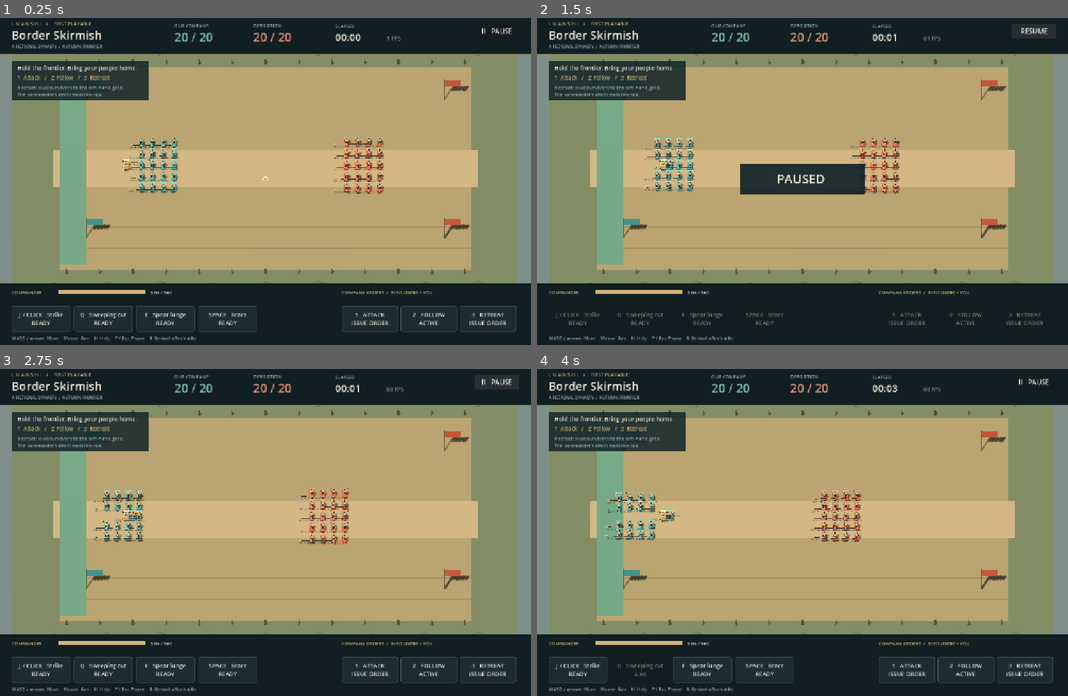
Above: before the commit, frames 1-4 (two rows, left to right).
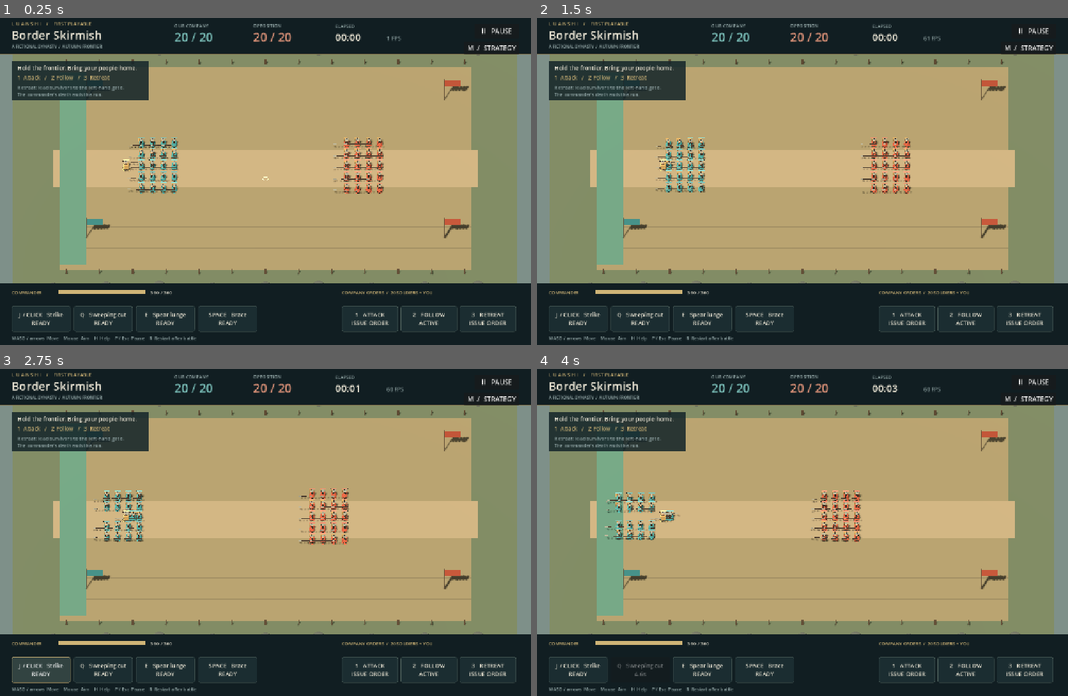
Above: after the commit, the same moments.

Repository: haohongfei2001-png/luanshi-game
Game: Godot game, scene res://scenes/battle.tscn
Same seed, same stepped clock (60 frames per second), same inputs: the game is played once before the commit and once after it.
Inputs (mouse positions are in pixels of both pictures, inside the frame that each line leads up to):
- Up to frame 1 (0.25 s): no input
- Up to frame 2 (1.5 s): click (1030, 47) at 0.5 s, where only the run after the commit has a clickable "M / STRATEGY"; click (1025, 27) at 1.25 s, where only the run after the commit has a clickable "M / Return to battle"
- Up to frame 3 (2.75 s): click "RESUME" (after the commit: "J / CLICK Strike READY") at 2 s
- Up to frame 4 (4 s): click "J / CLICK Strike READY" at 2.75 s; click "Q Sweeping cut READY" at 3.5 s

The runs differ from the first frame. In frame 1, 0.1% of the frame differs, in the area x 87-98%, y 8-12%; in frame 2, 5.0%, in the area x 2-98%, y 3-97%; in frame 3, 0.2%; in frame 4, 0.1%.

Commit message:
feat: add playable three-city strategic sandbox with private intel

Diff:
--- a/project.godot
+++ b/project.godot
@@ -3,7 +3,7 @@
 
 [application]
 config/name="Luanshi - Border Skirmish"
-config/version="0.1.0"
+config/version="0.2.0"
 run/main_scene="res://scenes/battle.tscn"
 config/features=PackedStringArray("4.6", "GL Compatibility")
 
--- a/scripts/battle.gd
+++ b/scripts/battle.gd
@@ -3,7 +3,10 @@
 const Simulation := preload("res://scripts/battle_sim.gd")
 const UnitView := preload("res://scripts/unit_view.gd")
 const InputActions := preload("res://scripts/input_actions.gd")
+const Strategy := preload("res://scripts/strategy_view.gd")
 const Hud := preload("res://scripts/battle_hud.gd")
+var strategy: Control
+var paused_before_strategy := false
 var sim := Simulation.new()
 var camera: Camera3D
 var hud: Control
@@ -34,6 +37,12 @@
 	hud.action_requested.connect(_request_action)
 	hud.restart_requested.connect(_restart)
 	hud.pause_requested.connect(_toggle_pause)
+	hud.strategy_requested.connect(_toggle_strategy)
+	strategy = Strategy.new()
+	strategy.set_anchors_and_offsets_preset(Control.PRESET_FULL_RECT)
+	canvas.add_child(strategy)
+	strategy.hide()
+	strategy.close_requested.connect(_toggle_strategy)
 	_restart()
 	print("LUANSHI_READY engine=%s soldiers=%d+%d renderer=%s" % [Engine.get_version_info().string, sim.alive_count(0), sim.alive_count(1), RenderingServer.get_current_rendering_method()])
 
@@ -99,6 +108,8 @@
 	cursor.cast_shadow = GeometryInstance3D.SHADOW_CASTING_SETTING_OFF
 
 func _restart() -> void:
+	if strategy != null and strategy.visible:
+		return
 	for view in views:
 		view.queue_free()
 	views.clear()
@@ -128,7 +139,27 @@
 		capture_complete = error == OK
 		print("VISUAL_CAPTURE " + str(error))
 
+func _input(event: InputEvent) -> void:
+	if event.is_action_pressed("toggle_strategy") and not event.is_echo():
+		_toggle_strategy()
+		get_viewport().set_input_as_handled()
+
+func _toggle_strategy() -> void:
+	if strategy.visible:
+		strategy.hide()
+		hud.show()
+		paused = paused_before_strategy
+	else:
+		paused_before_strategy = paused
+		paused = true
+		hud.hide()
+		strategy.refresh()
+		strategy.show()
+		cursor.hide()
+
 func _unhandled_input(event: InputEvent) -> void:
+	if strategy.visible:
+		return
 	if event.is_action_pressed("pause_battle"):
 		_toggle_pause()
 	elif event.is_action_pressed("toggle_help"):
@@ -145,6 +176,8 @@
 		paused = true
 
 func _toggle_pause() -> void:
+	if strategy.visible:
+		return
 	if not sim.ended:
 		paused = not paused
 
@@ -157,6 +190,8 @@
 		sim.use_action(action)
 
 func _physics_process(delta: float) -> void:
+	if strategy.visible:
+		return
 	if sim.units.is_empty():
 		return
 	var mouse := get_viewport().get_mouse_position()
--- a/scripts/battle_hud.gd
+++ b/scripts/battle_hud.gd
@@ -2,6 +2,7 @@
 
 signal action_requested(action: String)
 signal restart_requested
+signal strategy_requested
 signal pause_requested
 
 const INK := Color("111e22")
@@ -15,6 +16,7 @@
 var buttons: Dictionary = {}
 var result_panel: PanelContainer
 var result_label: Label
+var strategy_button: Button
 var pause_button: Button
 var font: Font
 
@@ -37,6 +39,11 @@
 	pause_button.focus_mode = Control.FOCUS_NONE
 	pause_button.pressed.connect(func(): pause_requested.emit())
 	add_child(pause_button)
+	strategy_button = Button.new()
+	strategy_button.text = "M  /  STRATEGY"
+	strategy_button.focus_mode = Control.FOCUS_NONE
+	strategy_button.pressed.connect(func(): strategy_requested.emit())
+	add_child(strategy_button)
 	result_panel = PanelContainer.new()
 	result_panel.add_theme_stylebox_override("panel", _style(Color("14252af5"), GOLD))
 	result_panel.visible = false
@@ -85,6 +92,8 @@
 		x += 142.0
 	pause_button.position = Vector2(size.x - 136, 25)
 	pause_button.size = Vector2(108, 36)
+	strategy_button.position = Vector2(size.x - 162, 68)
+	strategy_button.size = Vector2(134, 26)
 	result_panel.position = Vector2(size.x * 0.5 - 260, size.y * 0.5 - 160)
 	result_panel.size = Vector2(520, 320)
 
--- a/scripts/input_actions.gd
+++ b/scripts/input_actions.gd
@@ -8,7 +8,7 @@
 		"move_up": [KEY_W, KEY_UP], "move_down": [KEY_S, KEY_DOWN],
 		"attack": [KEY_J], "sweep": [KEY_Q], "lunge": [KEY_E], "guard": [KEY_SPACE],
 		"order_attack": [KEY_1], "order_follow": [KEY_2], "order_retreat": [KEY_3],
-		"pause_battle": [KEY_ESCAPE, KEY_P], "restart_battle": [KEY_R], "toggle_help": [KEY_H]}
+		"pause_battle": [KEY_ESCAPE, KEY_P], "restart_battle": [KEY_R], "toggle_help": [KEY_H], "toggle_strategy": [KEY_M]}
 	for action in bindings:
 		if not InputMap.has_action(action):
 			InputMap.add_action(action)
--- /dev/null
+++ b/scripts/strategy_view.gd
@@ -0,0 +1,169 @@
+extends Control
+## Independent strategic scenario. All presented state comes from player_view().
+signal close_requested
+const World := preload("res://scripts/world_sim.gd")
+const NAMES := {"pingling": "Pingling", "anping": "Anping", "hequ": "Hequ"}
+const SOURCES := {"安平求援使者": "Anping relief messenger", "亲历斥候": "Local eyewitness scout", "逃出城的信使": "Escaped city messenger", "安平军情信使": "Anping military messenger"}
+var world := World.new()
+var view: Dictionary = {}
+var buttons: Dictionary = {}
+var army_label: Label
+var local_label: Label
+var reports_label: Label
+var feedback: Label
+var map: Control
+var scroll: ScrollContainer
+
+func _ready() -> void:
+	mouse_filter = Control.MOUSE_FILTER_STOP
+	var backdrop := ColorRect.new()
+	backdrop.color = Color("111e22")
+	backdrop.set_anchors_and_offsets_preset(Control.PRESET_FULL_RECT)
+	add_child(backdrop)
+	scroll = ScrollContainer.new()
+	scroll.set_anchors_and_offsets_preset(Control.PRESET_FULL_RECT)
+	scroll.offset_left = 24
+	scroll.offset_top = 16
+	scroll.offset_right = -24
+	scroll.offset_bottom = -16
+	add_child(scroll)
+	var stack := VBoxContainer.new()
+	stack.size_flags_horizontal = Control.SIZE_EXPAND_FILL
+	stack.add_theme_constant_override("separation", 9)
+	scroll.add_child(stack)
+	var heading := HBoxContainer.new()
+	stack.add_child(heading)
+	var title := _label(heading, "ANPING / STRATEGIC SANDBOX", 24)
+	title.size_flags_horizontal = Control.SIZE_EXPAND_FILL
+	_button(heading, "close", "M  /  Return to battle", func(): close_requested.emit())
+	_label(stack, "Independent scenario | Battle-world settlement pending | No saves yet", 16)
+	_label(stack, "Anping called for aid three days ago. Choose relief, seize Hequ's depot, or wait. Time moves only when you advance it.", 15)
+	army_label = _label(stack, "", 18)
+	map = Control.new()
+	map.custom_minimum_size.y = 190
+	map.mouse_filter = Control.MOUSE_FILTER_IGNORE
+	map.draw.connect(_draw_map)
+	map.resized.connect(func(): map.queue_redraw())
+	stack.add_child(map)
+	var routes := HFlowContainer.new()
+	stack.add_child(routes)
+	for route_id in world.player_view().routes:
+		var id: String = route_id
+		_button(routes, id, "", func(): _command("march", id))
+	var actions := HFlowContainer.new()
+	stack.add_child(actions)
+	_button(actions, "wait1", "Advance 1h", func(): _command("advance", "", 1))
+	_button(actions, "wait6", "Advance 6h", func(): _command("advance", "", 6))
+	_button(actions, "observe", "Observe here", func(): _command("observe"))
+	_button(actions, "food", "Take 60 food", func(): _command("food"))
+	_button(actions, "weapons", "Take 10 weapons", func(): _command("weapons"))
+	_button(actions, "seize", "Assault Hequ depot", func(): _command("seize"))
+	local_label = _label(stack, "", 15)
+	feedback = _label(stack, "Choose a route, then advance time to travel. Taking weapons reduces the local garrison's equipment.", 15)
+	feedback.add_theme_color_override("font_color", Color("e0c486"))
+	_label(stack, "DELIVERED INTELLIGENCE / historical observations, not live remote ownership", 17)
+	reports_label = _label(stack, "", 15)
+	_button(stack, "reset", "Restart independent world scenario (battle unchanged)", func(): _command("reset"))
+	refresh()
+
+func _label(parent: Node, value: String, font_size: int) -> Label:
+	var label := Label.new()
+	label.text = value
+	label.autowrap_mode = TextServer.AUTOWRAP_WORD_SMART
+	label.add_theme_font_size_override("font_size", font_size)
+	label.add_theme_color_override("font_color", Color("ede7d6"))
+	parent.add_child(label)
+	return label
+
+func _button(parent: Node, id: String, title: String, callback: Callable) -> void:
+	var button := Button.new()
+	button.text = title
+	button.custom_minimum_size.y = 38
+	button.focus_mode = Control.FOCUS_NONE
+	button.pressed.connect(callback)
+	buttons[id] = button
+	parent.add_child(button)
+
+func _command(command: String, argument: String = "", amount: int = 0) -> void:
+	var current: Dictionary = world.player_view()
+	var success := false
+	match command:
+		"march": success = world.march(argument)
+		"advance": success = world.advance(amount)
+		"observe": success = world.observe_city(current.army.location)
+		"food": success = world.transfer(current.army.location, "relief", "food", 60)
+		"weapons": success = world.transfer(current.army.location, "relief", "weapons", 10)
+		"seize": success = world.seize_depot()
+		"reset":
+			world.reset()
+			success = true
+	feedback.text = ("Completed: " if success else "Unavailable: ") + command.replace("_", " ")
+	if command == "seize" and success:
+		feedback.text = "Depot seized with real losses. Its existing supplies are now available locally. Remote news still takes time."
+	if command == "reset":
+		feedback.text = "Independent world restarted. The suspended battle is unchanged."
+	refresh()
+
+func refresh() -> void:
+	view = world.player_view()
+	var army: Dictionary = view.army
+	var location: String = NAMES.get(army.location, "In transit")
+	if not army.march.is_empty():
+		location = "To %s / arrival h%d (%dh remaining)" % [NAMES[army.march.destination], army.march.arrives_at, army.march.arrives_at - view.hour]
+	army_label.text = "Hour %d | %s\n%d soldiers | %d weapons / %d unarmed | %d food | %d short-ration hours" % [view.hour, location, army.soldiers, army.weapons, maxi(0, army.soldiers - army.weapons), army.food, army.starving_hours]
+	for id in view.routes:
+		var route: Dictionary = view.routes[id]
+		buttons[id].text = "%s: %s - %s / %dh" % [id.capitalize(), NAMES[route.from], NAMES[route.to], route.hours]
+		buttons[id].disabled = not army.march.is_empty() or army.location not in [route.from, route.to] or army.soldiers <= 0
+	var city: Dictionary = view.local_city
+	buttons.observe.disabled = city.is_empty()
+	var allied: bool = not city.is_empty() and city.owner == army.owner
+	buttons.food.disabled = not allied or city.get("food", 0) < 60
+	buttons.weapons.disabled = not allied or city.get("weapons", 0) < 10
+	buttons.seize.disabled = city.get("id", "") != "hequ" or allied or _strength(army) <= _strength(city)
+	local_label.text = "LOCAL TRUTH / None while travelling. Remote cities are not visible."
+	if not city.is_empty():
+		local_label.text = "LOCAL TRUTH / %s at h%d: %s | %d garrison | %d weapons | %d food | %d fortification" % [NAMES[city.id], view.hour, city.owner.capitalize(), city.soldiers, city.weapons, city.food, city.fort]
+	var lines: PackedStringArray = []
+	for report in view.reports:
+		var contents: Dictionary = report.contents
+		var facts := "owner: " + str(contents.get("owner", "unknown")).capitalize()
+		if contents.has("under_siege"):
+			facts += " / " + ("under siege" if contents.under_siege else "not under siege")
+		if contents.has("outcome"):
+			facts += " / " + str(contents.outcome).replace("_", " ")
+		if contents.has("food"):
+			facts += " / food %d / garrison %d / fort %d" % [contents.food, contents.soldiers, contents.fort]
+		lines.append("%s | %s | observed h%d / delivered h%d / age %dh\n  %s" % [NAMES[report.subject], SOURCES.get(report.source, "Unidentified source"), report.observed_at, report.reported_at, view.hour - report.observed_at, facts])
+	reports_label.text = "\n".join(lines)
+	map.queue_redraw()
+
+func _strength(entity: Dictionary) -> int:
+	return mini(entity.get("soldiers", 0), entity.get("weapons", 0)) + maxi(0, entity.get("soldiers", 0) - entity.get("weapons", 0)) / 2
+
+func _draw_map() -> void:
+	if view.is_empty():
+		return
+	var font := ThemeDB.fallback_font
+	var positions := {"pingling": Vector2(map.size.x * 0.15, 128), "anping": Vector2(map.size.x * 0.76, 35), "hequ": Vector2(map.size.x * 0.76, 148)}
+	for id in view.routes:
+		var route: Dictionary = view.routes[id]
+		var start: Vector2 = positions[route.from]
+		var end: Vector2 = positions[route.to]
+		var offset := Vector2(0, -26) if id == "mountain" else Vector2.ZERO
+		map.draw_line(start + offset, end + offset, Color("6b7975"), 2)
+		var center := (start + end) * 0.5 + offset
+		map.draw_string(font, center + Vector2(-42, -5), "%s %dh" % [id.replace("_", " "), route.hours], HORIZONTAL_ALIGNMENT_LEFT, -1, 14, Color("cfb476"))
+	for id in positions:
+		var at: Vector2 = positions[id]
+		var here: bool = view.army.location == id
+		map.draw_circle(at, 9, Color("cfb476") if here else Color("95a9a9"))
+		var label: String = NAMES[id] + (" [YOU]" if here else "")
+		map.draw_string(font, at + Vector2(14, 5), label, HORIZONTAL_ALIGNMENT_LEFT, -1, 16, Color("ede7d6"))
+		var status := "Ownership unknown"
+		if here:
+			status = "Local: " + str(view.local_city.owner).capitalize()
+		elif view.known.has(id):
+			var report: Dictionary = view.known[id]
+			status = "Reported %s / h%d" % [str(report.contents.get("owner", "unknown")).capitalize(), report.observed_at]
+		map.draw_string(font, at + Vector2(14, 24), status, HORIZONTAL_ALIGNMENT_LEFT, -1, 13, Color("95a9a9"))
--- /dev/null
+++ b/tests/strategy_visual.gd
@@ -0,0 +1,46 @@
+extends SceneTree
+## Graphical CI only. Uses the actual modal and real Viewport input.
+func _initialize() -> void:
+	call_deferred("_run")
+
+func _run() -> void:
+	if DisplayServer.get_name() == "headless":
+		push_error("Strategy visual proof requires a real graphical renderer")
+		quit(1)
+		return
+	var scene: Node = load("res://scenes/battle.tscn").instantiate()
+	root.add_child(scene)
+	await process_frame
+	await process_frame
+	var event := InputEventKey.new()
+	event.physical_keycode = KEY_M
+	event.pressed = true
+	root.push_input(event, true)
+	event.pressed = false
+	root.push_input(event, true)
+	for id in ["river", "wait1", "wait1", "wait1", "seize", "observe"]:
+		await process_frame
+		await process_frame
+		var button: Button = scene.strategy.buttons[id]
+		var mouse := InputEventMouseButton.new()
+		mouse.button_index = MOUSE_BUTTON_LEFT
+		mouse.position = button.get_global_rect().get_center()
+		mouse.pressed = true
+		root.push_input(mouse, true)
+		mouse.pressed = false
+		root.push_input(mouse, true)
+	await process_frame
+	await process_frame
+	if not scene.strategy.visible or scene.strategy.view.hour != 3 or scene.strategy.view.local_city.owner != "sheng":
+		push_error("Graphical strategic action flow failed")
+		quit(1)
+		return
+	await RenderingServer.frame_post_draw
+	DirAccess.make_dir_recursive_absolute("res://artifacts")
+	var error := root.get_texture().get_image().save_png("res://artifacts/strategy-proof.png")
+	if error != OK:
+		push_error("Could not save strategic visual evidence: " + str(error))
+		quit(1)
+		return
+	print("STRATEGY_VISUAL_PASS")
+	quit(0)
--- /dev/null
+++ b/tests/test_strategy.gd
@@ -0,0 +1,139 @@
+extends SceneTree
+## Real Viewport keyboard/mouse integration. No hidden WorldSim truth reads.
+var failures: Array[String] = []
+var checks := 0
+var scene: Node
+var ui: Control
+
+func _initialize() -> void:
+	call_deferred("_run")
+
+func check(condition: bool, description: String) -> void:
+	checks += 1
+	if not condition:
+		failures.append(description)
+		push_error(description)
+
+func key(code: Key) -> void:
+	var event := InputEventKey.new()
+	event.physical_keycode = code
+	event.keycode = code
+	event.pressed = true
+	root.push_input(event, true)
+	event.pressed = false
+	root.push_input(event, true)
+
+func click_control(button: Control) -> void:
+	var event := InputEventMouseButton.new()
+	event.button_index = MOUSE_BUTTON_LEFT
+	event.position = button.get_global_rect().get_center()
+	event.pressed = true
+	root.push_input(event, true)
+	event.pressed = false
+	root.push_input(event, true)
+
+func click(id: String) -> void:
+	ui.scroll.ensure_control_visible(ui.buttons[id])
+	await process_frame
+	click_control(ui.buttons[id])
+	await process_frame
+	await process_frame
+
+func battle_state() -> String:
+	return var_to_str([scene.sim.units, scene.sim.elapsed, scene.sim.cooldowns, scene.sim.order, scene.sim.ended, scene.sim.result])
+
+func _run() -> void:
+	scene = load("res://scenes/battle.tscn").instantiate()
+	root.add_child(scene)
+	await process_frame
+	await process_frame
+	ui = scene.strategy
+	check(not ui.visible, "battle remains initial experience")
+	check(InputMap.has_action("toggle_strategy"), "M has a device-independent action")
+	# Kill a real soldier before opening so persistence checks include casualties.
+	scene.sim._hurt(scene.sim.units[1], 100000, false)
+	key(KEY_M)
+	var original := battle_state()
+	check(ui.visible and scene.paused and not scene.hud.visible, "M opens strategic modal and suspends battle")
+	for i in range(5):
+		await physics_frame
+	check(battle_state() == original, "battle state including casualties is frozen")
+	key(KEY_P)
+	key(KEY_R)
+	key(KEY_SPACE)
+	check(battle_state() == original and scene.paused, "battle keys cannot pause/restart/cast through modal")
+	check(ui.view.army.soldiers == 60 and ui.view.army.weapons == 30 and ui.view.army.food == 120, "independent force starts with actual inventory")
+	check(ui.view.local_city.id == "pingling", "only local city truth presented")
+	check(ui.view.known.anping.observed_at == -72 and not ui.view.known.has("hequ"), "old Anping intel and unknown Hequ retained")
+	check(ui.reports_label.text.contains("observed h-72 / delivered h0") and ui.reports_label.text.contains("Anping relief messenger"), "report provenance and both timestamps visible in English")
+	await click("food")
+	check(ui.view.army.food == 180 and ui.view.local_city.food == 440, "food button transfers real stocks")
+	await click("weapons")
+	check(ui.view.army.weapons == 40 and ui.view.local_city.weapons == 10, "equipment button withdraws real garrison weapons")
+	await click("observe")
+	check(ui.view.known.pingling.observed_at == 0 and ui.reports_label.text.contains("Local eyewitness scout"), "observe creates delivered local report")
+	await click("river")
+	check(ui.view.army.march.destination == "hequ" and ui.view.local_city.is_empty(), "route button dispatches real army and hides local truth")
+	check(ui.buttons.road.disabled and ui.buttons.observe.disabled and ui.buttons.food.disabled and ui.buttons.seize.disabled, "illegal transit actions disabled")
+	await click("wait1")
+	check(ui.view.hour == 1 and ui.view.army.food == 174, "advance button moves clock and consumes food")
+	await click("wait1")
+	await click("wait1")
+	check(ui.view.local_city.id == "hequ" and ui.view.local_city.owner == "bei", "arrival reveals actual local ownership")
+	check(not ui.buttons.seize.disabled and ui.buttons.food.disabled, "enemy depot can be attacked but not freely looted")
+	await click("seize")
+	check(ui.view.army.soldiers == 56 and ui.view.army.weapons == 36 and ui.view.local_city.owner == "sheng", "depot action incurs actual soldiers and weapon losses")
+	check(not ui.buttons.food.disabled and ui.buttons.seize.disabled, "capture enables supplies but not repeated assault")
+	await click("food")
+	check(ui.view.army.food == 222, "captured existing supplies can be taken locally")
+	check(battle_state() == original, "world combat and resources never alter suspended battle")
+	await click("reset")
+	check(ui.view.hour == 0 and ui.view.army.soldiers == 60 and ui.view.army.food == 120, "restart resets independent WorldSim only")
+	check(battle_state() == original, "world restart preserves battle casualties")
+	# Remain away from Anping while its unseen siege resolves; reports stay historical.
+	for i in range(4):
+		await click("wait6")
+	check(ui.view.hour == 24 and ui.view.known.anping.observed_at == -72, "remote fall is not leaked before messenger arrives")
+	check(ui.view.known.anping.contents.owner == "sheng", "stale reported ownership is not silently refreshed")
+	check(not ui.local_label.text.contains("Anping"), "local inventory panel does not show remote truth")
+	await click("wait6")
+	check(ui.view.known.anping.contents.owner == "bei" and ui.view.known.anping.observed_at == 15, "delayed outcome becomes known only upon delivery")
+	check(ui.reports_label.text.contains("observed h15 / delivered h27"), "twelve-hour messenger delay remains explicit")
+	await click("reset")
+	# Late arrival exposes local truth without replacing stale delivered intelligence.
+	await click("wait6")
+	for i in range(4):
+		await click("wait1")
+	await click("road")
+	await click("wait6")
+	check(ui.view.hour == 16 and ui.view.local_city.owner == "bei", "late arrival reveals local captured city")
+	check(ui.view.known.anping.contents.owner == "sheng", "local truth does not rewrite past report")
+	await click("observe")
+	check(ui.view.known.anping.contents.owner == "bei" and ui.view.known.anping.observed_at == 16, "observation explicitly updates delivered knowledge")
+	await click("close")
+	check(not ui.visible and not scene.paused and scene.hud.visible, "close button restores battle's previous running state")
+	# Click entry from an already-paused battle, close by M, preserve prior pause.
+	key(KEY_P)
+	check(scene.paused, "battle pause activated")
+	var paused_state := battle_state()
+	click_control(scene.hud.strategy_button)
+	await process_frame
+	check(ui.visible and scene.paused, "clickable HUD entry opens strategy")
+	key(KEY_M)
+	check(not ui.visible and scene.paused, "M restores previously paused state")
+	check(battle_state() == paused_state, "repeated openings never reset battle")
+	# Completed encounter must remain completed after independently restarting world.
+	key(KEY_P)
+	scene.sim._hurt(scene.sim.player(), 100000, false)
+	await physics_frame
+	await physics_frame
+	var ended_state := battle_state()
+	key(KEY_M)
+	await click("reset")
+	key(KEY_R)
+	key(KEY_M)
+	check(scene.sim.ended and battle_state() == ended_state, "ended battle cannot be resurrected by strategy reset or R")
+	scene.queue_free()
+	await process_frame
+	print("STRATEGY_TEST_SUMMARY " + JSON.stringify({"assertions": checks, "failures": failures.size(), "messages": failures}))
+	quit(0 if failures.is_empty() else 1)
Not shown, changed: export_presets.cfg
Not shown, added: scripts/strategy_view.gd.uid
Not shown, added: tests/strategy_visual.gd.uid
Not shown, added: tests/test_strategy.gd.uid
Not shown, changed: docs/PLAYING_ZH.md
Not shown, changed: docs/PROJECT_STATUS.md
Not shown, changed: docs/VERIFICATION.md
Not shown, added: docs/evidence/strategy-tests.log
Not shown, changed: tools/test.sh
